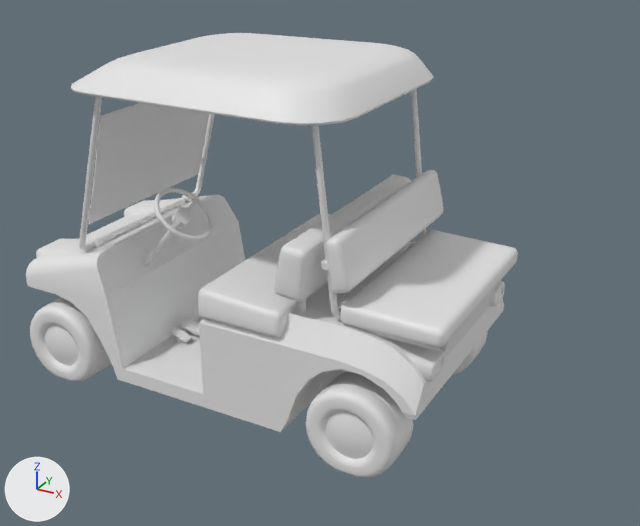
A saved change to the FBX model Assets/models/vehicles/area-9-golf-cart/source/Carryall Car.fbx.
Camera for both pictures: a 50 mm lens placed at (-54.03, -3.54, 3.0), pointed at (-55.96, -0.03, 1.25). Every picture has the same lights, and +X, +Y and +Z are marked at lower left. Vertices at the same position are counted once.

Script lines for the objects in view, before the commit:
```python
me_cube_002 = bpy.data.meshes.new('Cube.002')
me_cube_002.from_pydata([(21.6, -24.4, 45.2), (29.6, -24.4, 75.2), (21.6, 24.4, 45.2), (29.6, 24.4, 75.2), (21.9, -24.4, 45.1), (29.9, -24.4, 75.1), (21.9, 24.4, 45.1), (29.9, 24.4, 75.1)], [], [(1, 3, 2, 0), (3, 7, 6, 2), (7, 5, 4, 6), (5, 1, 0, 4), (0, 2, 6, 4), (5, 7, 3, 1)])
me_cube_002.materials.append(mat_golfcart_glass)  # white #e7e7e7
me_cube_011 = bpy.data.meshes.new('Cube.011')
me_cube_011.from_pydata(...)  # 6160 vertices, 5734 faces; spans x 0.1..122.7, y -33.1..33.1, z -0.6..89.8
me_cube_011.materials.append(mat_golfcart)  # white #e7e7e7
ob_golfcart = bpy.data.objects.new('golfcart', me_cube_011)
ob_golfcart.location = (-57.454, 0.0, 0.541)
ob_golfcart.scale = (0.019, 0.019, 0.019)
ob_golfcart_003 = bpy.data.objects.new('golfcart.003', me_cube_002)
ob_golfcart_003.parent = ob_golfcart
ob_golfcart_003.location = (0.0, 0.0, 0.0)
```
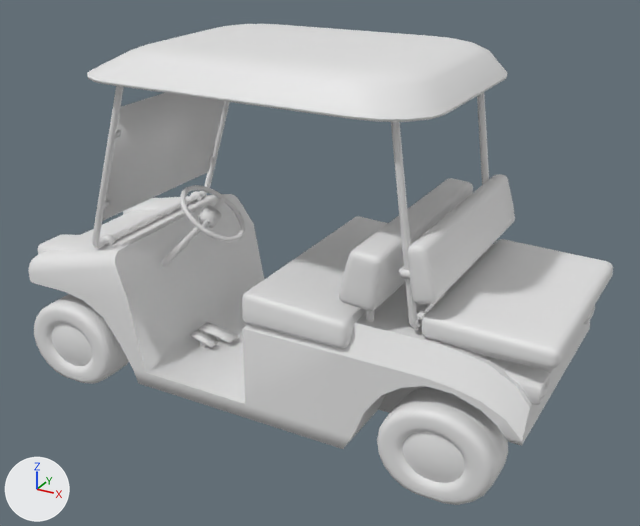
The change in detail:
me_cube_011 has 6160 vertices, 5734 faces and spans x 0.1..122.7, y -33.1..33.1, z -0.6..89.8.
me_cube_011 is used by ob_golfcart; location (-57.454, 0.0, 0.541); scale (0.019, 0.019, 0.019).
me_cube_011 part 1: its shading normals changed.
Object 'golfcart' (ob_golfcart) is rescaled from (0.019, 0.019, 0.019) to (0.0228, 0.0184, 0.0197).

Where the change shows, as pixel boxes [x1, y1, x2, y2] in the pictures (640 x 526 px):
'golfcart', shading changed, rescaled (19% wider, 8% taller): before [26, 33, 518, 478]; after [29, 24, 613, 505]
'golfcart.003', rescaled: before [88, 103, 209, 224]; after [102, 93, 225, 220]
